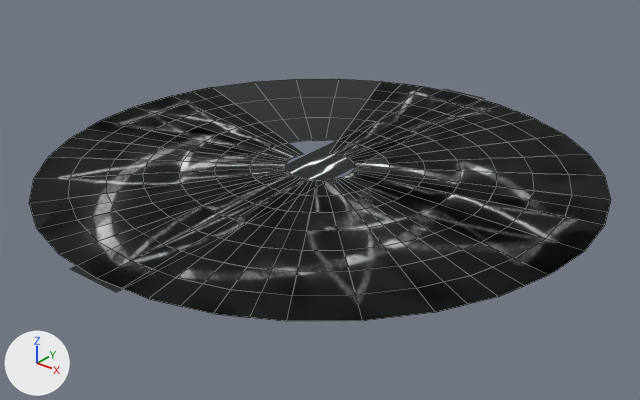
One commit to the FBX model Assets/Art/FBX/BattleMeshes/BSHocari.fbx: the scene before it, then after it.
Both versions are drawn from a 50 mm camera at (54.7, -68.4, 38.3) aimed at (1.0, -1.2, -3.3). The axes (+X, +Y, +Z) are drawn at lower left. The lights are the same throughout. The older version comes first. Mesh edges are drawn as thin lines. Where no turn or scale is listed for an object, it has been applied to the vertices. Vertices at exactly the same position are counted once.

Names of what the first picture shows: 'BS_Circle', 'BS_Cone', 'BS_Cross', 'BS_HalfCircle', 'BS_Line', 'BS_Moon'.
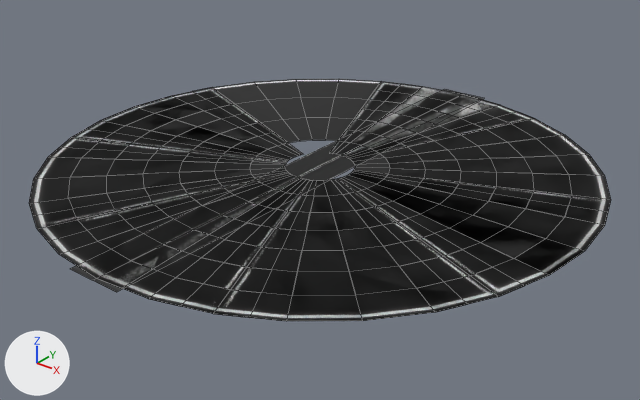
Boxes (x1, y1, x2, y2) around the edits, measured in the pictures (640 x 400 px):
'BS_Circle', surface changed: (30, 79, 611, 321) in both
'BS_Moon', surface changed: (29, 88, 608, 321) in both
'BS_HalfCircle', surface changed: (97, 95, 610, 321) in both
'BS_Cross', surface changed: (79, 81, 610, 296) in both
'BS_Line', surface changed, reshaped: (70, 89, 485, 292) in both

Patch to the scene script:
```diff
--- a/Assets/Art/FBX/BattleMeshes/BSHocari.fbx.py
+++ b/Assets/Art/FBX/BattleMeshes/BSHocari.fbx.py
@@ img_bs_square_png @@
+img_bs_square_png = load_image('BS_Square.png', '../../VFX/VFXTextures/BS_Square.png', 1024, 1024, 'sRGB')
@@ mat_material @@
 mat_material = principled_material('Material')
-mat_material.texture = img_arrow_png
+mat_material.texture = img_bs_square_png
@@ me_bs_line @@
 # used by ob_bs_line; location = (0.0, 0.0, 0.0)
 # verts and faces of me_bs_line; kept vertices keep their numbers, new ones are numbered from 4
 # before: 0 (-3.0, -30.4, 0.0) at pixel (69, 268), 1 (3.0, -30.4, 0.0) at pixel (116, 292), 2 (-3.0, 30.4, 0.0) at pixel (444, 88), 3 (3.0, 30.4, 0.0) at pixel (484, 98)
-me_bs_line.from_pydata(...)  # 4 vertices, 1 face; spans x -3.0..3.0, y -30.4..30.4, z 0.0
+me_bs_line.from_pydata(...)  # 6 vertices, 2 faces; spans x -3.0..3.0, y -30.4..30.4, z 0.0
+# me_bs_line part 1
+delete_faces([(0, 1, 3, 2)])
+verts[4] = (0.0, -30.4, 0.0)  # pixel (92, 280)
+verts[5] = (0.0, 30.4, 0.0)  # pixel (464, 93)
+faces += [(1, 3, 5, 4), (0, 4, 5, 2)]
 me_bs_line.materials.append(mat_material)
```
